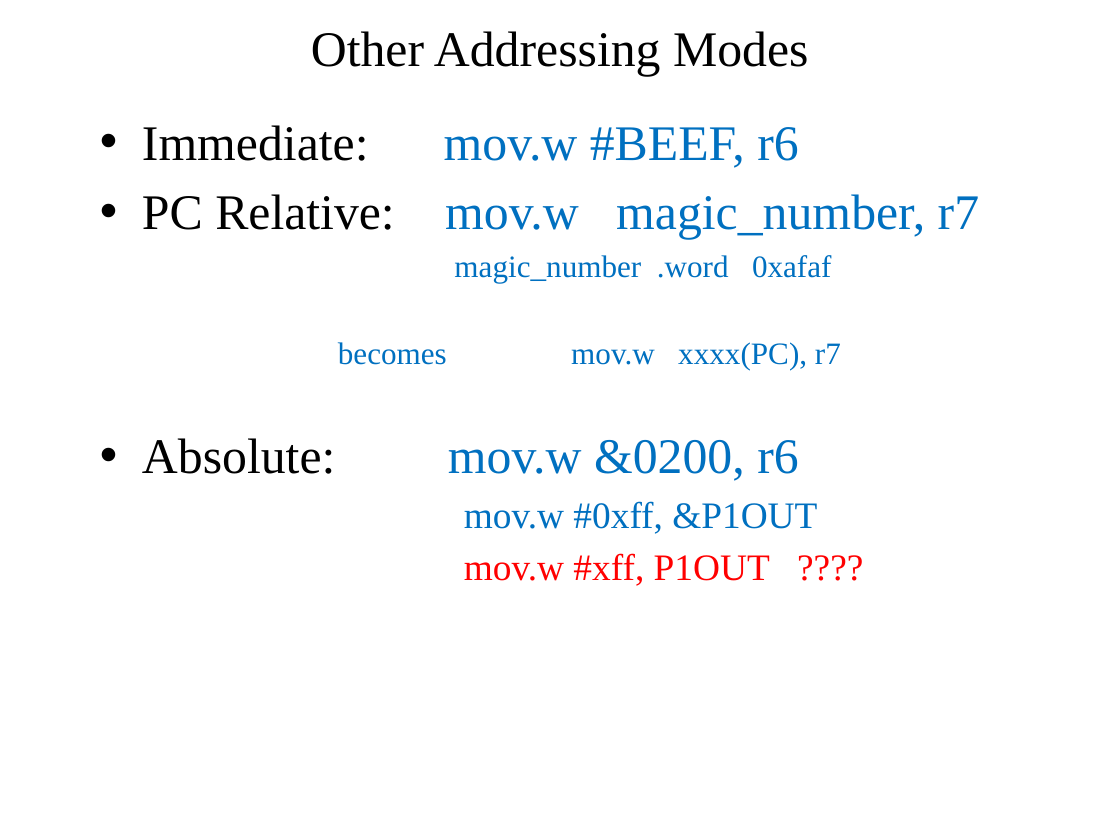
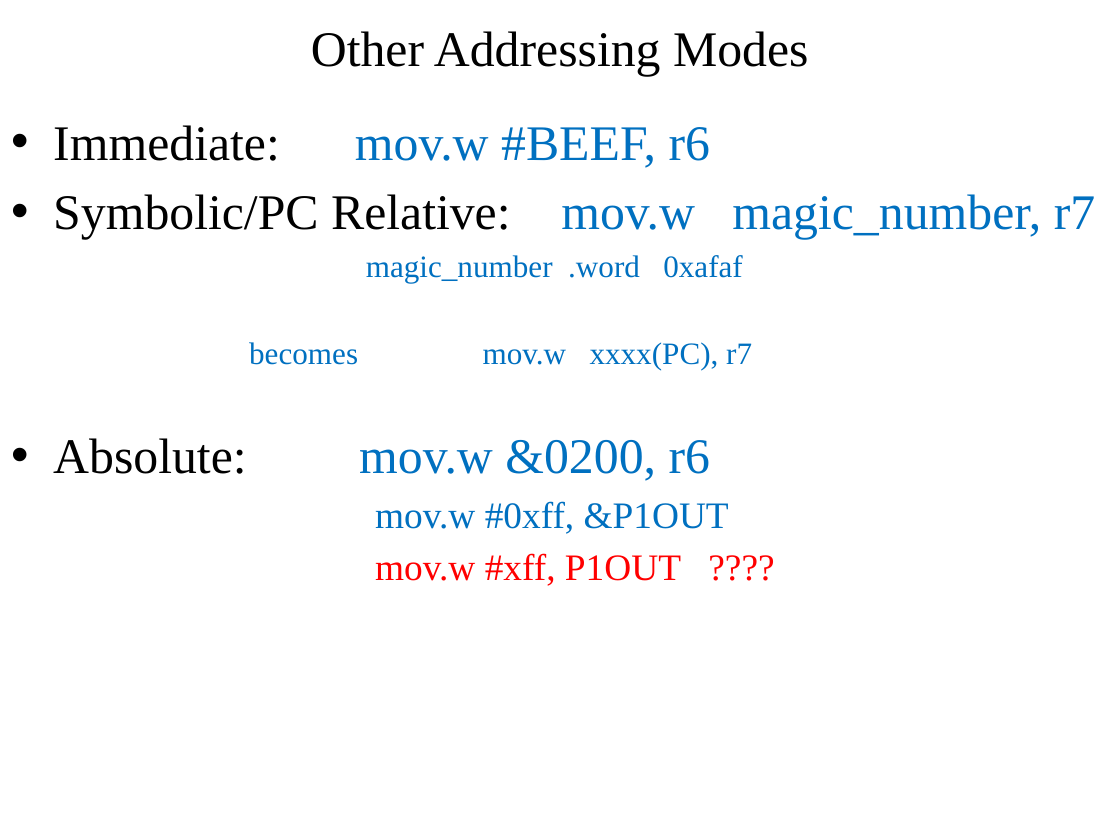
Before and after one commit to pw4rn3r/ECE382, a slide deck: slide 15 of notes/L4/Lsn4.pptx. Drawn at 1120x840 pixels with LibreOffice and Linux fonts; fonts in the diff are those of the drawing. Boxes give left, top, right and bottom in pixels: in the first picture for what was removed or moved away, otherwise in the second. Text is boxed around its words. In the diff, an @@ line names an element or a change of style, - is before the commit and + after.

Commit message:
finished lsn 4 ppt

```diff
--- a/notes/L4/Lsn4.pptx
+++ b/notes/L4/Lsn4.pptx
@@ text "Immediate: mov.w #BEEF, r6": place and size @@
-text "Immediate: mov.w #BEEF, r6" at [142,125,979,586]
+text "Immediate: mov.w #BEEF, r6" at [53,125,1095,586]
@@ text at [53,194,1095,240]: text changed; text colour #0070C0 to #000000 @@
-• PC Relative: mov.w magic_number, r7
+• Symbolic/PC Relative: mov.w magic_number, r7
```
Also in this commit, not shown: 2 other slides changed.
